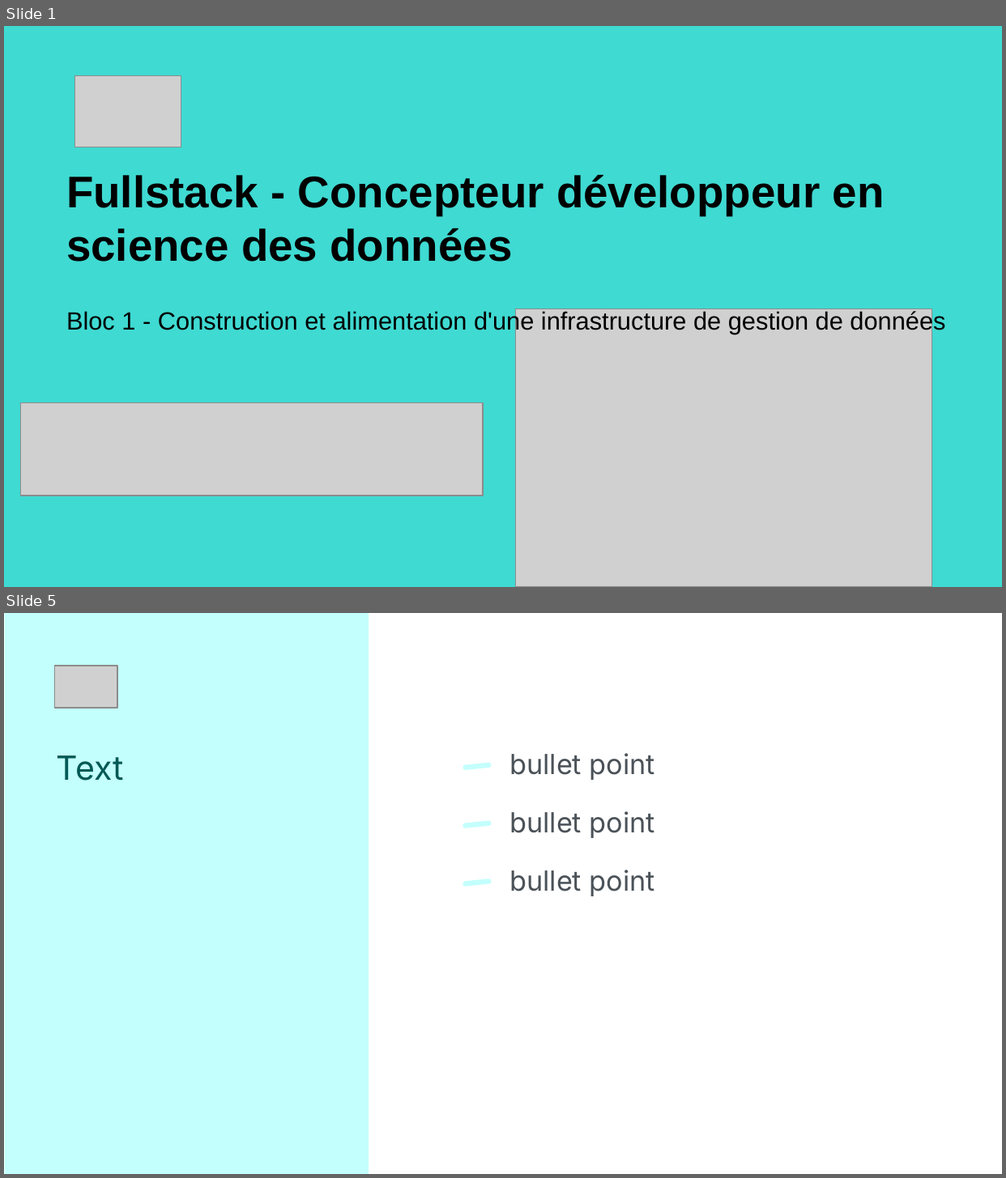
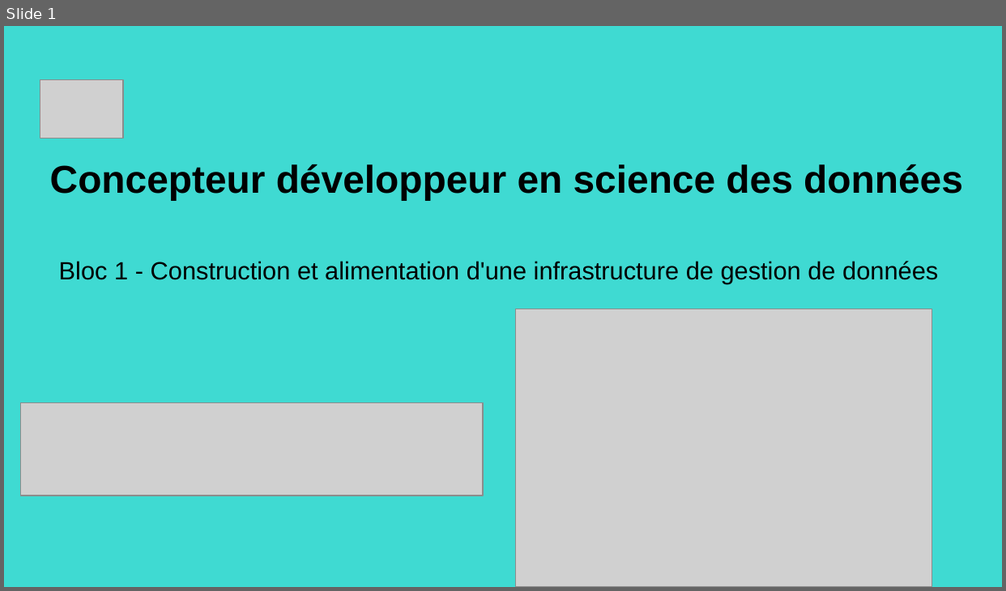
Before and after one commit to Nath-data13/DSFS_certif_2025, a slide deck: Bloc1/bloc1_kayak.pptx. Shown one above the other, each under a label of ours: slides 1 and 5 before the commit, slide 1 after it; the slides between them are not shown. The pictures are 1006x1178 and 1006x591 pixels, drawn with LibreOffice and Linux fonts; fonts in the diff are those of the drawing; grey boxes stand for pictures. Boxes give left, top, right and bottom in pixels: in the first picture for what was removed or moved away, otherwise in the second. Text is boxed around its words. In the diff, an @@ line names an element or a change of style, - is before the commit and + after.

```diff
--- a/Bloc1/bloc1_kayak.pptx
+++ b/Bloc1/bloc1_kayak.pptx
@@ slide 5 removed at (x1=4, y1=613, x2=1002, y2=1174), background #FFFFFF @@
@@ rectangle removed at (x1=5, y1=613, x2=369, y2=1174) @@
@@ picture removed at (x1=55, y1=666, x2=117, y2=708) @@
@@ title removed at (x1=57, y1=756, x2=124, y2=781) @@
-Text
@@ title removed at (x1=509, y1=753, x2=655, y2=780) @@
-bullet point
@@ rounded rectangle removed at (x1=462, y1=762, x2=492, y2=770) @@
@@ rounded rectangle removed at (x1=462, y1=820, x2=492, y2=828) @@
@@ title removed at (x1=509, y1=811, x2=655, y2=838) @@
-bullet point
@@ rounded rectangle removed at (x1=462, y1=879, x2=492, y2=887) @@
@@ title removed at (x1=509, y1=870, x2=655, y2=897) @@
-bullet point
@@ slide 1 changed as well @@
@@ picture resized from (x1=74, y1=76, x2=181, y2=147) to (x1=40, y1=80, x2=123, y2=139) @@
@@ title at (x1=50, y1=165, x2=963, y2=200): text changed; size 32 to 28 pt @@
-Fullstack - Concepteur développeur en science des données
+Concepteur développeur en science des données
@@ title "Bloc 1 - Construction et ..." moved from (x1=66, y1=310, x2=945, y2=335) to (x1=59, y1=261, x2=938, y2=284) @@
```
Also in this commit, not shown: 1 other slide changed, 9 slides added, 5 other slides removed, 2 other files.
